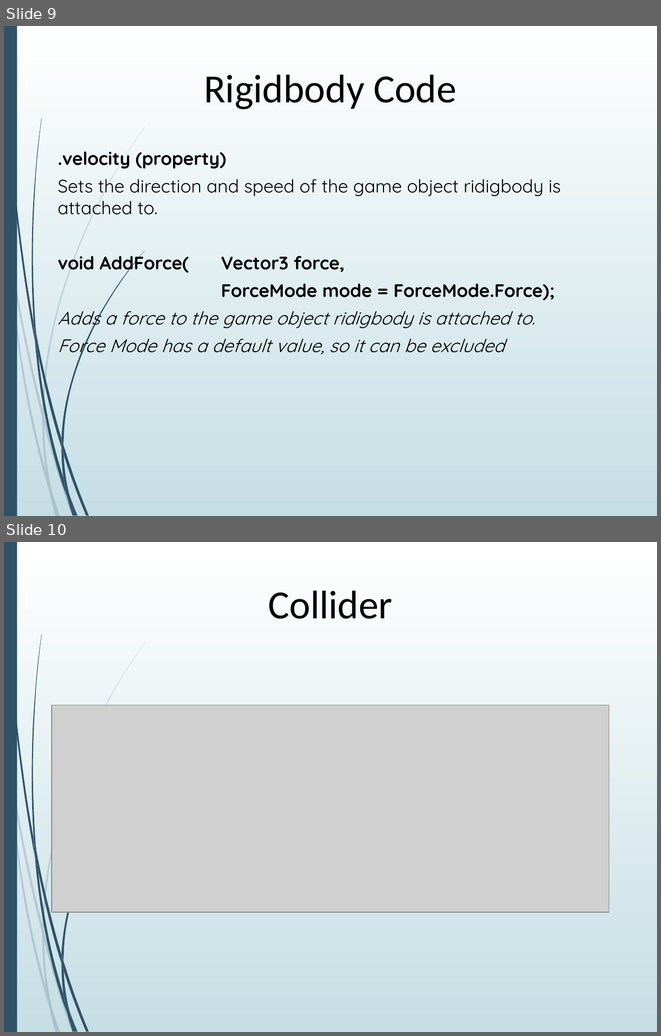
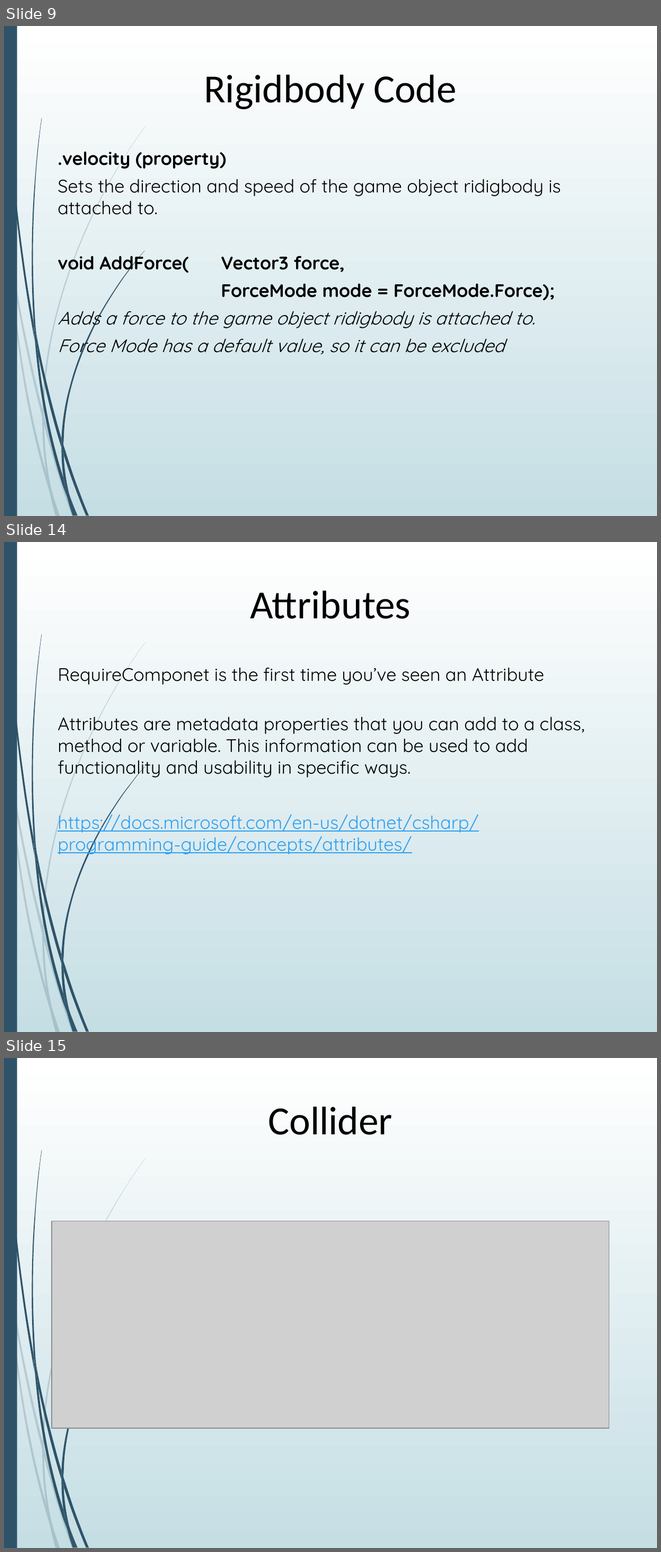
Before and after one commit to AGGP-NHTI/AGGP101c, a slide deck: LAB05/Lab5_Unity_Collision.pptx. Shown one above the other, each under a label of ours: slides 9 and 10 before the commit, slides 9, 14 and 15 after it; the slides between them are not shown. The pictures are 661x1036 and 661x1552 pixels, drawn with LibreOffice and Linux fonts; fonts in the diff are those of the drawing; grey boxes stand for pictures. Boxes give left, top, right and bottom in pixels: in the first picture for what was removed or moved away, otherwise in the second. Text is boxed around its words. In the diff, an @@ line names an element or a change of style, - is before the commit and + after.

```diff
--- a/LAB05/Lab5_Unity_Collision.pptx
+++ b/LAB05/Lab5_Unity_Collision.pptx
@@ slide 14 added at (x1=4, y1=542, x2=657, y2=1032), background gradient #FFFFFF to #C5DEE5; not listed: 23 template elements that a slide beside it also shows @@
@@ title added at (x1=250, y1=590, x2=411, y2=619), 44 pt, text #000000 @@
+Attributes
@@ text added at (x1=58, y1=667, x2=585, y2=856), 20 pt, text #000000 @@
+RequireComponet is the first time you’ve seen an Attribute
+Attributes are metadata properties that you can add to a class, method or variable. This information can be used to add functionality and usability in specific ways.
+https://docs.microsoft.com/en-us/dotnet/csharp/programming-guide/concepts/attributes/
@@ what was slide 10 is now slide 15 @@
```
Also in this commit, not shown: 1 slide changed, 4 other slides added, 6 other files.
